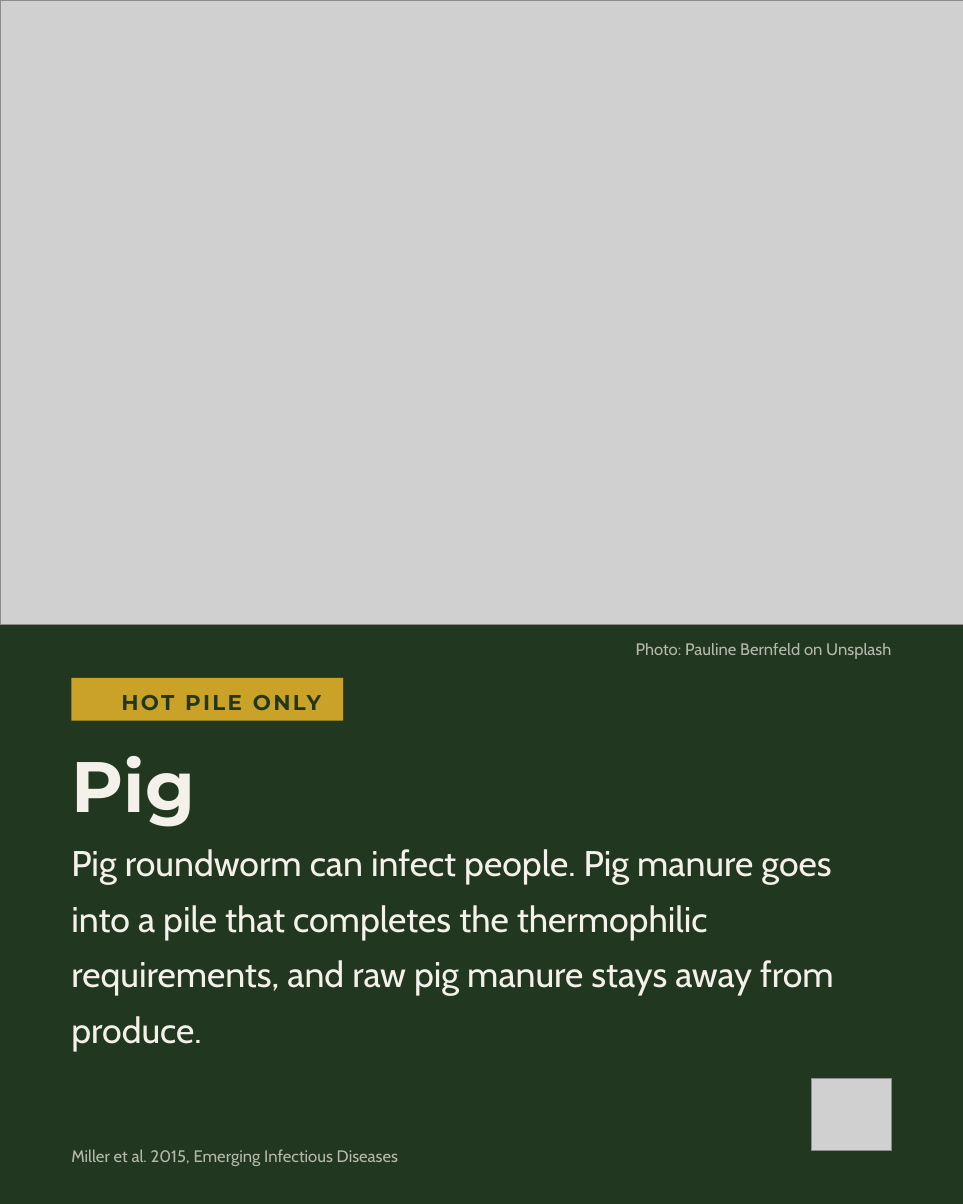
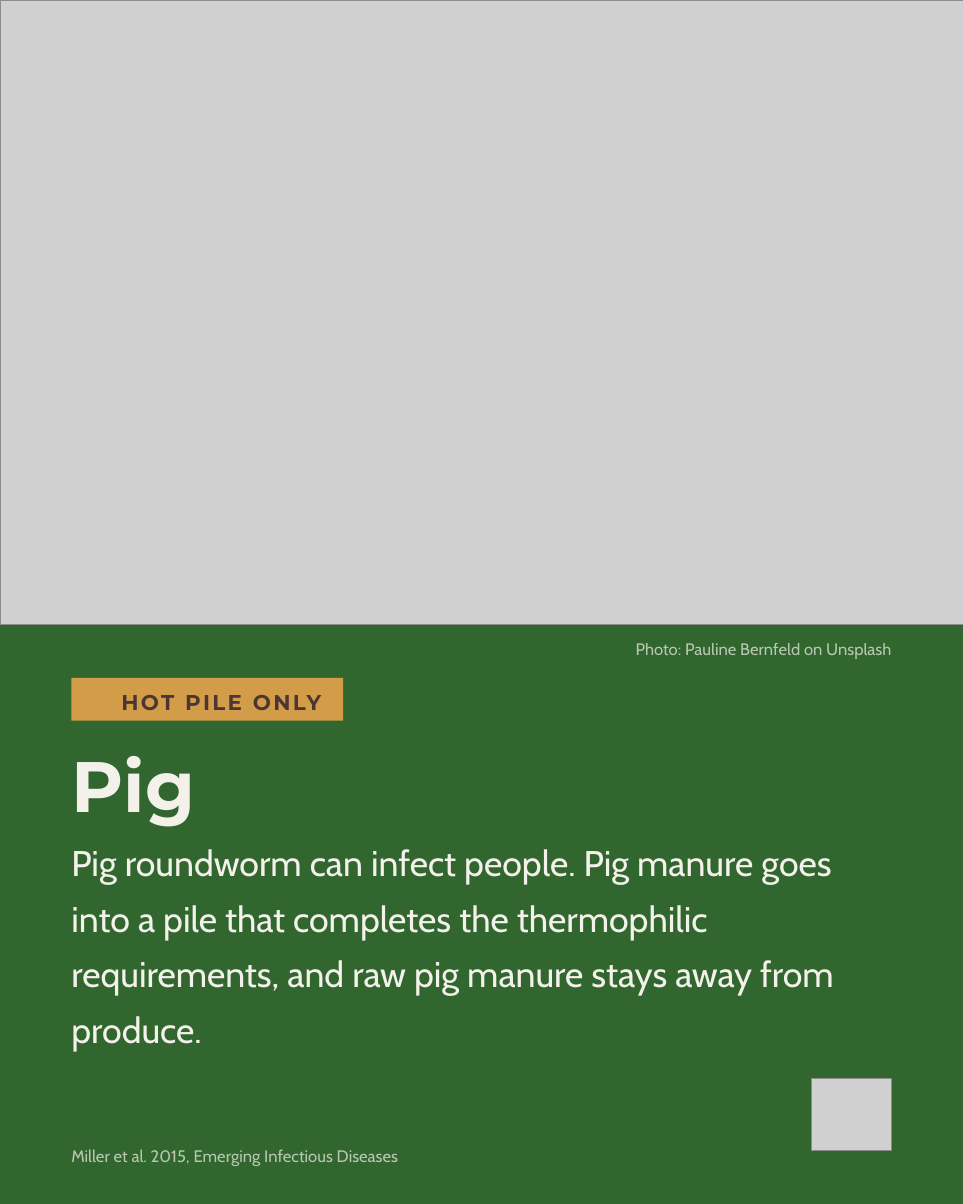
Before and after one commit to linneamoritznyc/SFW-SocialMedia, a slide deck: slide 5 of templates/posts/october/04-10-2026-sun-ig-world-animal-day-v2.pptx. Drawn at 963x1204 pixels with LibreOffice and Linux fonts; fonts in the diff are those of the drawing; grey boxes stand for pictures; background and template pictures are left out. Boxes give left, top, right and bottom in pixels: in the first picture for what was removed or moved away, otherwise in the second. Text is boxed around its words. In the diff, an @@ line names an element or a change of style, - is before the commit and + after.

```diff
--- a/templates/posts/october/04-10-2026-sun-ig-world-animal-day-v2.pptx
+++ b/templates/posts/october/04-10-2026-sun-ig-world-animal-day-v2.pptx
@@ background #22371F to #31662F @@
@@ text "Photo: Pauline Bernfeld on Unsplash" at [636,643,891,659]: text colour #F4F1EA at 70% opacity to #F3F1EA at 70% opacity @@
@@ rectangle at [71,678,343,721]: fill #C9A227 to #D39C48 @@
@@ text "HOT PILE ONLY" at [122,678,343,721]: text colour #22371F to #4C3634 @@
@@ text "Pig" at [71,756,195,827]: text colour #F4F1EA to #F3F1EA @@
@@ text "Pig roundworm can infect people. ..." at [71,849,834,995]: text colour #F4F1EA to #F3F1EA @@
@@ text "Miller et al. 2015, Emerging ..." at [71,1149,398,1166]: text colour #F4F1EA at 70% opacity to #F3F1EA at 70% opacity @@
```
Also in this commit, not shown: 9 other slides changed, 27 other files.
